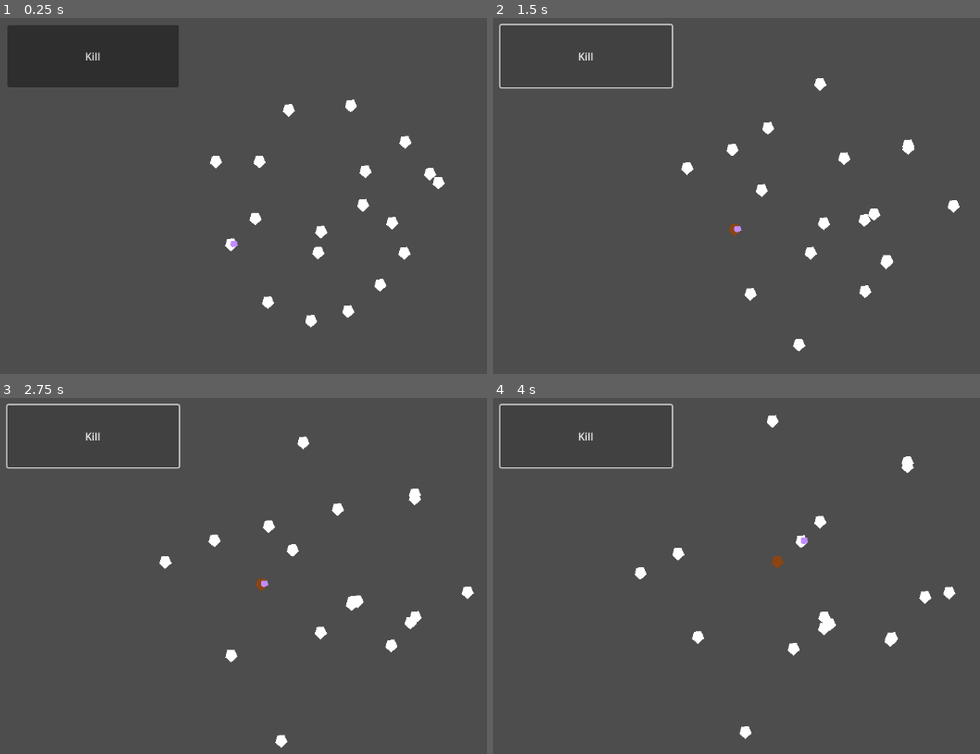
Above: before the commit, frames 1-4 (two rows, left to right).
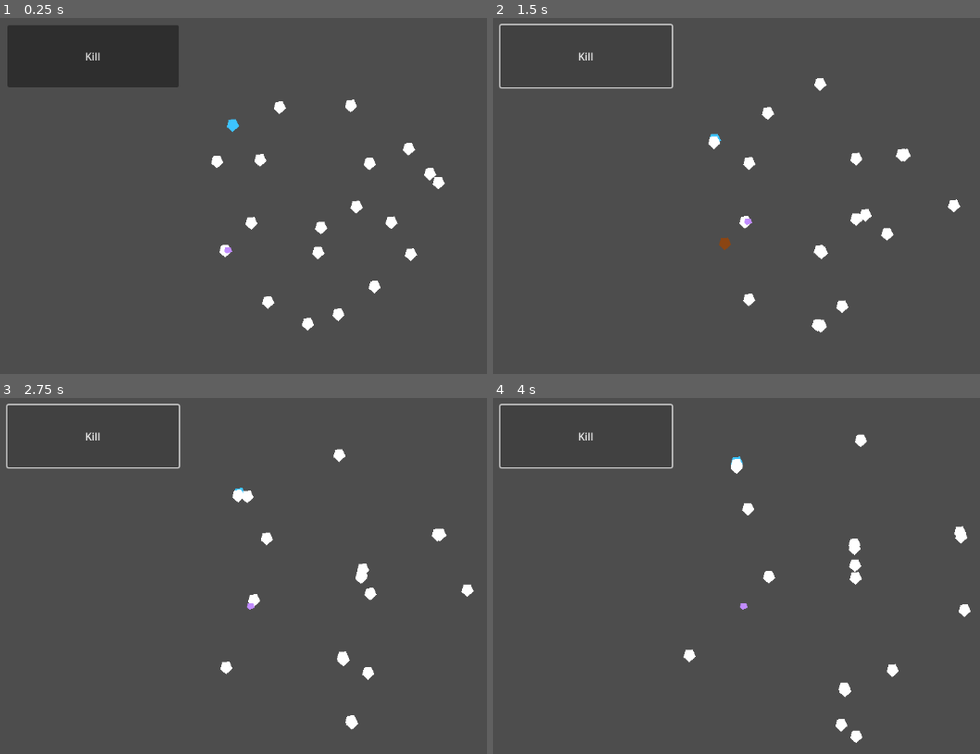
Above: after the commit, the same moments.

Repository: patator62180/Expelemalum
Game: Godot game, scene res://modules/world/world.tscn
Two runs of this game, one before a commit and one after it. Both use one fixed random seed, a clock stepped at 60 frames per second and the inputs below.
Inputs:
- Up to frame 1 (0.25 s): no input
- Up to frame 2 (1.5 s): tap Enter at 0.5 s; hold Right (right) 0.53-1.25 s; tap Space (activate) at 0.6 s; click "Kill" at 1.25 s
- Up to frame 3 (2.75 s): hold Down (down) from 2.03 s (still down); tap Space (activate) at 2.1 s
- Up to frame 4 (4 s): release Down (down) at 2.78 s; hold Right (right) 2.78-3.53 s; tap Space (activate) at 2.85, 3.6 s; hold Up (up) from 3.53 s (still down)

The runs differ from the first frame. In frame 1, 1.2% of the frame differs, in the area x 42-86%, y 23-88%; in frame 2, 1.8%; in frame 3, 2.0%; in frame 4, 2.1%, in the area x 29-99%, y 4-97%.
Error after the commit: Invalid access to property or key 'global_position' on a base object of type 'previously freed'. (res://modules/curse/curse.gd:29)

Commit message:
exorcist

Diff:
--- /dev/null
+++ b/modules/character/behavior/rules/behavior_rule_suspicion.gd
@@ -0,0 +1,28 @@
+extends "res://modules/character/behavior/rules/behavior_rule.gd"
+
+@export var SUPECTING_DISTANCE_FUNC : Curve
+@export var SUSPECTING_SUSPICION_FUNC : Curve
+@export var FORGETTING_SUSPICION_FUNC : Curve
+
+const TIME : float = 0.4
+const TEMPERATURE : float = 0.01
+
+func update_memory(delta : float, visible_characters : Array):
+	super.update_memory(delta, visible_characters)
+	# compute updating rule
+	var character : Node2D = get_node(CHARACTER_PATH)
+	for other_character in character.memory:
+		if (other_character in visible_characters) and ("is_metamorphosed" in other_character) and (other_character.is_metamorphosed):
+			other_character = other_character as Node2D
+			var distance_to_other_character : float = (other_character.global_position - character.global_position).length()
+			var x_distance : float = distance_to_other_character / character.RADIUS_VISION
+			var x_suspicion : float = character.memory[other_character]["suspicion"]
+			if distance_to_other_character > 0.0:
+				character.memory[other_character]["suspicion"] += SUSPECTING_SUSPICION_FUNC.sample_baked(x_suspicion) * SUPECTING_DISTANCE_FUNC.sample_baked(x_distance) * delta / TIME
+		else:
+			character = character as Node2D
+			var x_suspicion : float = character.memory[other_character]["suspicion"]
+			character.memory[other_character]["suspicion"] -= FORGETTING_SUSPICION_FUNC.sample_baked(x_suspicion) * delta / TIME
+		# temperature and clamp
+		character.memory[other_character]["suspicion"] += TEMPERATURE * delta / TIME * randf_range(0.0, 1.0)
+		character.memory[other_character]["suspicion"] = clamp(character.memory[other_character]["suspicion"], 0.0, 1.0)
--- /dev/null
+++ b/modules/character/behavior/rules/behavior_rule_suspicion.tscn
@@ -0,0 +1,23 @@
+[gd_scene load_steps=6 format=3 uid="uid://b7eqh5ia4brbi"]
+
+[ext_resource type="PackedScene" uid="uid://66q4mn76i611" path="res://modules/character/behavior/rules/behavior_rule.tscn" id="1_c8gji"]
+[ext_resource type="Script" path="res://modules/character/behavior/rules/behavior_rule_suspicion.gd" id="2_3qpej"]
+
+[sub_resource type="Curve" id="Curve_yu1dy"]
+_data = [Vector2(0, 1), 0.0, 0.0, 0, 0, Vector2(1, 0.5), 0.0, 0.0, 0, 0]
+point_count = 2
+
+[sub_resource type="Curve" id="Curve_g71m6"]
+_data = [Vector2(0, 0.5), 0.0, 0.0, 0, 0, Vector2(1, 1), 0.0, 0.0, 0, 0]
+point_count = 2
+
+[sub_resource type="Curve" id="Curve_fuo3o"]
+_data = [Vector2(0, 0.02), 0.0, 0.0, 0, 0, Vector2(1, 0.01), 0.0, 0.0, 0, 0]
+point_count = 2
+
+[node name="BehaviorRuleSuspicion" instance=ExtResource("1_c8gji")]
+script = ExtResource("2_3qpej")
+SUPECTING_DISTANCE_FUNC = SubResource("Curve_yu1dy")
+SUSPECTING_SUSPICION_FUNC = SubResource("Curve_g71m6")
+FORGETTING_SUSPICION_FUNC = SubResource("Curve_fuo3o")
+NAME = "suspicion"
--- a/modules/character/character.tscn
+++ b/modules/character/character.tscn
@@ -14,7 +14,6 @@
 [node name="Character" type="Node2D"]
 script = ExtResource("1_dknqd")
 RADIUS_VISION = 80.0
-RADIUS_CLOSE_RANGE = null
 
 [node name="BehaviorRules" type="Node" parent="."]
 
--- /dev/null
+++ b/modules/character/exorcists/exorcist.gd
@@ -0,0 +1,26 @@
+extends "res://modules/character/character.gd"
+
+const PERSONALITY_SUSPECTIVE : float = 10.0
+
+const SUPICION_THRESHOLD_TO_KILL : float = 0.8
+
+# internal
+
+func _choose_moving_direction():
+	moving_direction = Vector2.ZERO
+	for character in visible_characters:
+		character = character as Node2D
+		var direction_to_character : Vector2 = character.global_position - global_position
+		var distance_to_character : float = direction_to_character.length()
+		direction_to_character /= distance_to_character
+		if distance_to_character > 0.0:
+			moving_direction += PERSONALITY_SUSPECTIVE * memory[character]["suspicion"] * direction_to_character / distance_to_character
+			moving_direction += PERSONALITY_SOCIABILITY * memory[character]["love"] * direction_to_character / distance_to_character
+			moving_direction -= PERSONALITY_CURIOSITY * memory[character]["know"] * direction_to_character / distance_to_character
+	moving_direction = moving_direction.normalized()
+
+func _on_character_got_at_close_range(character : Node2D):
+	if memory[character]["suspicion"] > SUPICION_THRESHOLD_TO_KILL:
+		character.die()
+	else:
+		super._on_character_got_at_close_range(character)
--- /dev/null
+++ b/modules/character/exorcists/exorcist.tscn
@@ -0,0 +1,15 @@
+[gd_scene load_steps=4 format=3 uid="uid://vt8sb23a8psq"]
+
+[ext_resource type="PackedScene" uid="uid://c5j8et7pdvlsu" path="res://modules/character/character.tscn" id="1_tcyie"]
+[ext_resource type="Script" path="res://modules/character/exorcists/exorcist.gd" id="2_4kv0o"]
+[ext_resource type="PackedScene" uid="uid://b7eqh5ia4brbi" path="res://modules/character/behavior/rules/behavior_rule_suspicion.tscn" id="3_mg8rx"]
+
+[node name="Exorcist" instance=ExtResource("1_tcyie")]
+script = ExtResource("2_4kv0o")
+RADIUS_VISION = 40.0
+
+[node name="BehaviorRuleSuspicion" parent="BehaviorRules" index="2" instance=ExtResource("3_mg8rx")]
+CHARACTER_PATH = NodePath("../..")
+
+[node name="Polygon2D" parent="." index="6"]
+color = Color(0.243137, 0.772549, 1, 1)
--- a/modules/character/peasants/lumberjack.gd
+++ b/modules/character/peasants/lumberjack.gd
@@ -1,11 +1,13 @@
 extends "res://modules/character/peasants/peasant.gd"
 
 func metamorphose():
-	super.metamorphose()
 	# visual
 	$Polygon2D.color = Color.SADDLE_BROWN
+	# proper metamorphosis
+	super.metamorphose()
 
 func unmetamorphose():
+	# unmetamorphosis
 	super.unmetamorphose()
 	# visual
 	$Polygon2D.color = Color.WHITE
--- a/modules/character/peasants/peasant.gd
+++ b/modules/character/peasants/peasant.gd
@@ -9,7 +9,7 @@
 	for area in $Area2DCloseRange.get_overlapping_areas():
 		var character : Node2D = area.get_parent()
 		if character != self:
-			_on_character_got_at_close_range_metamorphosed(character)
+			_on_character_got_at_close_range(character)
 
 func unmetamorphose():
 	is_metamorphosed = false
--- a/modules/character/peasants/peasant.tscn
+++ b/modules/character/peasants/peasant.tscn
@@ -6,7 +6,6 @@
 [node name="Peasant" instance=ExtResource("1_phawp")]
 script = ExtResource("2_mspoe")
 RADIUS_VISION = 40.0
-RADIUS_CLOSE_RANGE = 15.0
 
 [node name="Area2DBody" parent="." index="2"]
 collision_layer = 9
--- a/modules/curse/curse.gd
+++ b/modules/curse/curse.gd
@@ -48,7 +48,8 @@
 						area_array = $Area2DRight.get_overlapping_areas().duplicate()
 						area_array.erase(cursed_character.get_node("Area2DBody"))
 					elif event.is_action("activate"):
-						cursed_character.metamorphose()
+						if not cursed_character.is_metamorphosed:
+							cursed_character.metamorphose()
 					# CHANGE CHARACTER IF NECESSARY
 					if area_array:
 						_curse(_get_closest_character(area_array))
--- a/modules/world/world.tscn
+++ b/modules/world/world.tscn
@@ -1,10 +1,11 @@
-[gd_scene load_steps=8 format=3 uid="uid://utlxqfpsr0mb"]
+[gd_scene load_steps=9 format=3 uid="uid://utlxqfpsr0mb"]
 
 [ext_resource type="Script" path="res://modules/world/world.gd" id="1_cquyq"]
 [ext_resource type="PackedScene" uid="uid://ddhnviwyjohqm" path="res://modules/curse/curse.tscn" id="2_ghruk"]
 [ext_resource type="PackedScene" uid="uid://dlef87rcej5ca" path="res://modules/character/boundary.tscn" id="3_g23c7"]
 [ext_resource type="PackedScene" uid="uid://dq1n7aidps3bf" path="res://modules/narration/narration.tscn" id="4_4m0pc"]
 [ext_resource type="PackedScene" uid="uid://duro6yranibfi" path="res://modules/character/peasants/lumberjack.tscn" id="6_c61lt"]
+[ext_resource type="PackedScene" uid="uid://vt8sb23a8psq" path="res://modules/character/exorcists/exorcist.tscn" id="7_dbc4m"]
 [ext_resource type="PackedScene" uid="uid://bcnnm4xbnojsq" path="res://modules/debug/debug.tscn" id="7_m21dr"]
 
 [sub_resource type="CircleShape2D" id="CircleShape2D_pk6sr"]
@@ -49,6 +50,9 @@
 [node name="Lumberjack12" parent="." instance=ExtResource("6_c61lt")]
 position = Vector2(638, 265)
 
+[node name="Exorcist" parent="." instance=ExtResource("7_dbc4m")]
+position = Vector2(427, 189)
+
 [node name="Lumberjack13" parent="." instance=ExtResource("6_c61lt")]
 position = Vector2(467, 252)
 
